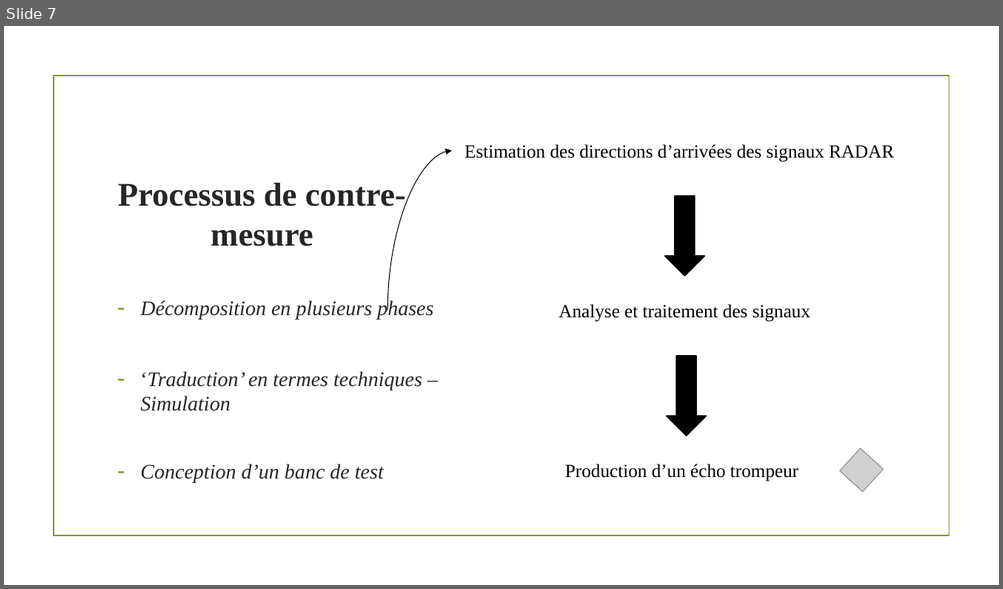
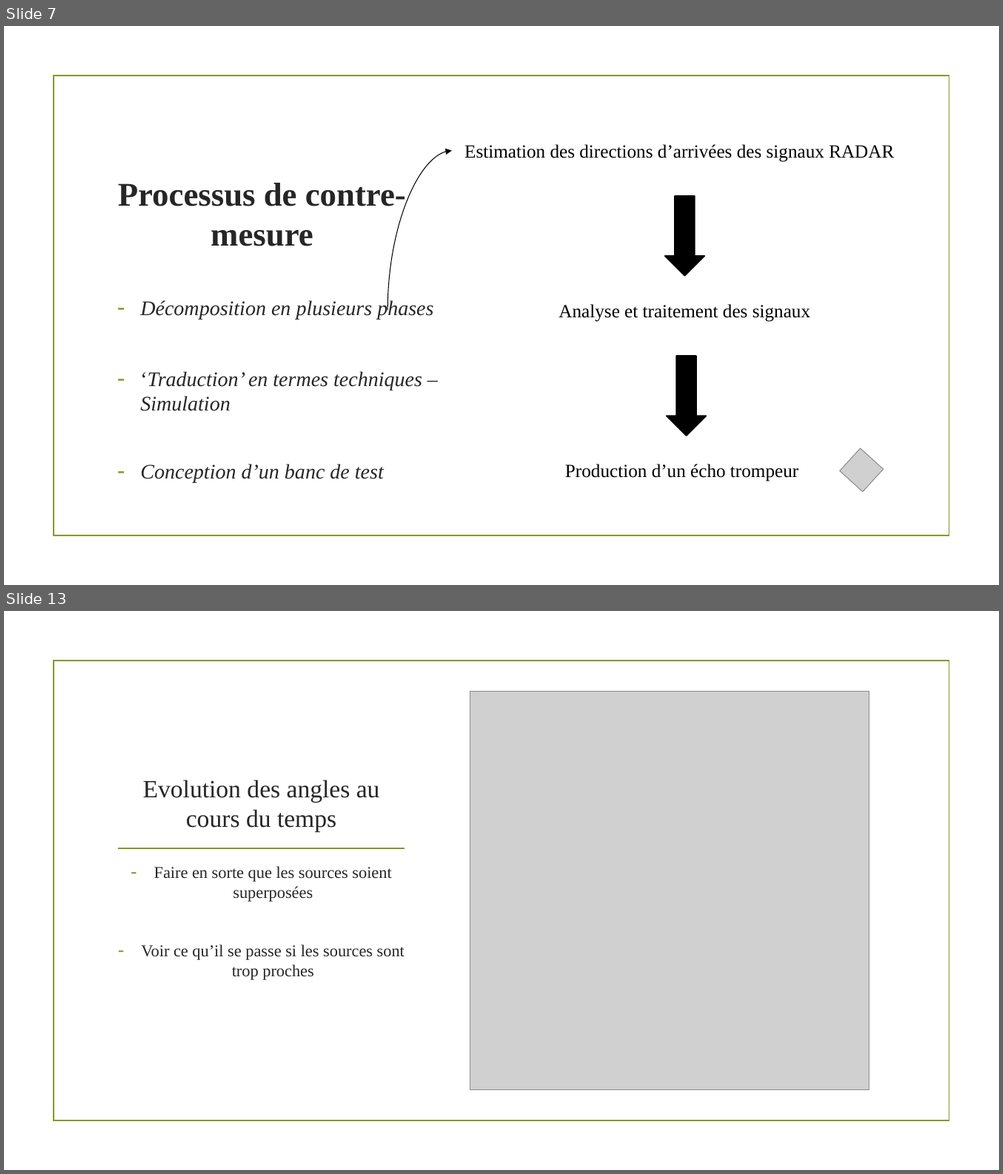
Before and after one commit to MaxENSTAB/Stage2A, a slide deck: Soutenance.pptx. Shown one above the other, each under a label of ours: slide 7 before the commit, slides 7 and 13 after it; the slides between them are not shown. The pictures are 1003x589 and 1003x1174 pixels, drawn with LibreOffice and Linux fonts; fonts in the diff are those of the drawing; grey boxes stand for pictures; background and template pictures are left out. Boxes give left, top, right and bottom in pixels: in the first picture for what was removed or moved away, otherwise in the second. Text is boxed around its words. In the diff, an @@ line names an element or a change of style, - is before the commit and + after.

```diff
--- a/Soutenance.pptx
+++ b/Soutenance.pptx
@@ slide 13 added at (x1=4, y1=611, x2=999, y2=1170), background picture (left out); not listed: 1 template element that a slide beside it also shows @@
@@ picture added at (x1=469, y1=691, x2=869, y2=1090) @@
@@ title added at (x1=143, y1=780, x2=380, y2=832), 24 pt, text #262626 @@
+Evolution des angles au cours du temps
@@ line added from (118, 849) to (404, 849), #83992A 1.25 pt @@
@@ text added at (x1=141, y1=866, x2=404, y2=980), 16 pt, text #262626 @@
+– Faire en sorte que les sources soient superposées
+– Voir ce qu’il se passe si les sources sont trop proches
```
Also in this commit, not shown: 8 other slides added.
